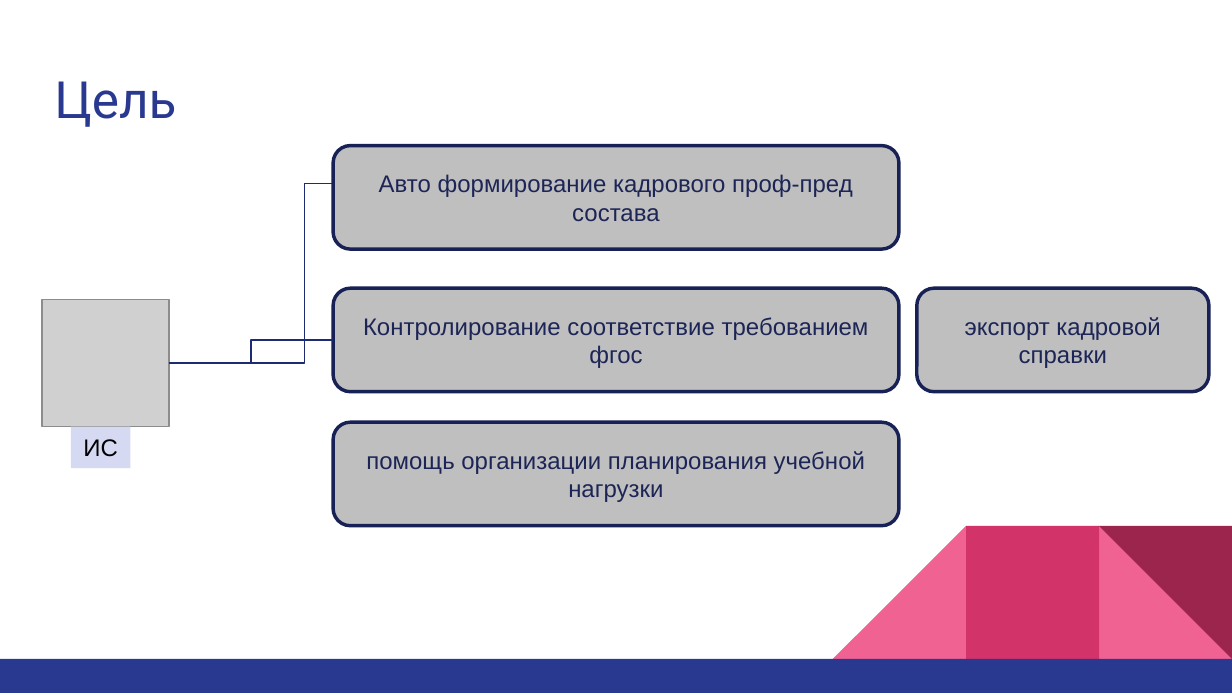
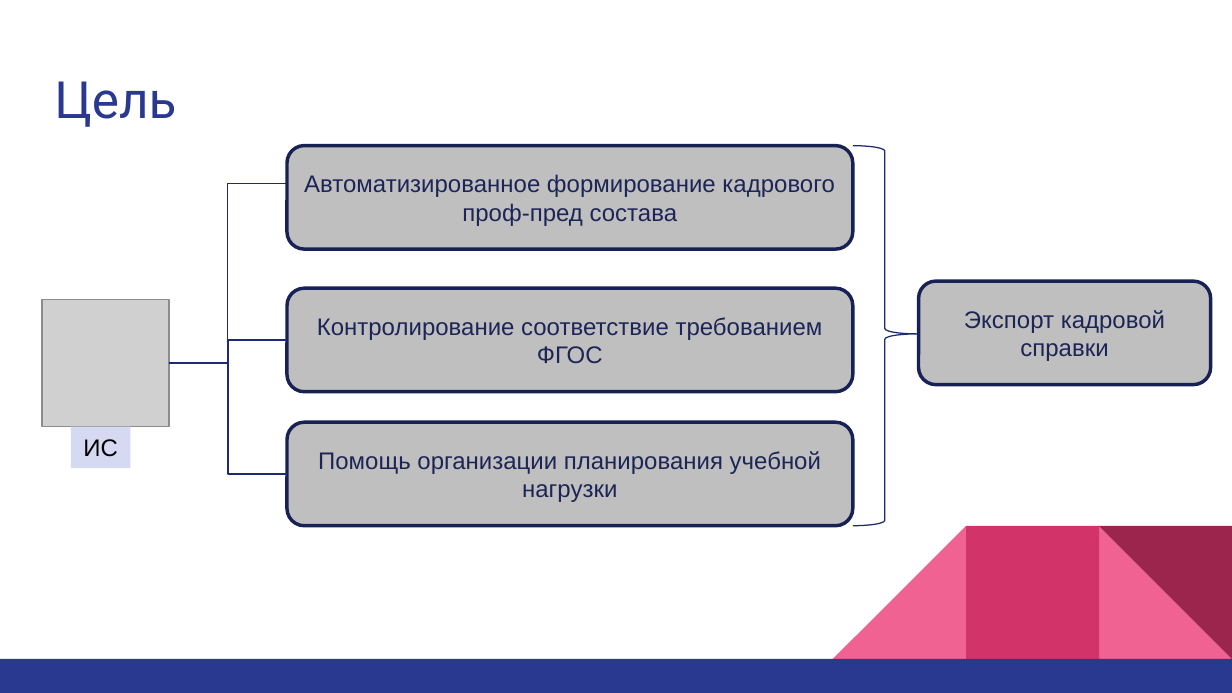
Before and after one commit to bogya345/Diplom, a slide deck: slide 20 of @_docs/bogya/presentation.pptx (slide 19 before the commit). Drawn at 1232x693 pixels with LibreOffice and Linux fonts; fonts in the diff are those of the drawing; grey boxes stand for pictures. Boxes give left, top, right and bottom in pixels: in the first picture for what was removed or moved away, otherwise in the second. Text is boxed around its words. In the diff, an @@ line names an element or a change of style, - is before the commit and + after.

```diff
--- a/@_docs/bogya/presentation.pptx
+++ b/@_docs/bogya/presentation.pptx
@@ 3 rounded rectangles: place and size @@
-3 rounded rectangles at [333,145,898,526]
+3 rounded rectangles at [287,145,853,526]
@@ right brace added at [853,145,917,526], outline #1E2B73 0.75 pt @@
@@ text in rounded rectangle at [304,174,834,226]: text changed @@
-Авто формирование кадрового проф-пред состава
+Автоматизированное формирование кадрового проф-пред состава
@@ elbow line (169, 363) - (436, 184): route changed @@
@@ rounded rectangle "Экспорт кадровой справки": place and size @@
-rounded rectangle "Экспорт кадровой справки" at [917,288,1209,392]
+rounded rectangle "Экспорт кадровой справки" at [919,281,1211,384]
@@ text in rounded rectangle at [317,317,823,363]: text changed @@
-Контролирование соответствие требованием фгос
+Контролирование соответствие требованием ФГОС
@@ text in rounded rectangle at [964,310,1165,361]: text changed @@
-экспорт кадровой справки
+Экспорт кадровой справки
@@ elbow line moved from (169, 363) - (333, 340) to (169, 363) - (287, 340) @@
@@ elbow line added from (169, 363) to (287, 474), #1E2B73 0.75 pt @@
@@ text in rounded rectangle at [318,451,821,502]: text changed @@
-помощь организации планирования учебной нагрузки
+Помощь организации планирования учебной нагрузки
```
Also in this commit, not shown: 1 slide added, 11 other files.
